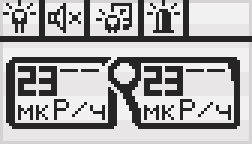
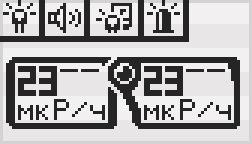
Layers edited between the first and the second 252x144 image:
hid "mute" over <box>75,15,81,21</box>
showed "loud" over <box>75,9,81,27</box>
painted on "icons" over <box>189,36,252,42</box>
renamed "alert2" to "timer", showed it, moved it above "PREVmeasure", painted on it over <box>117,66,132,81</box>
